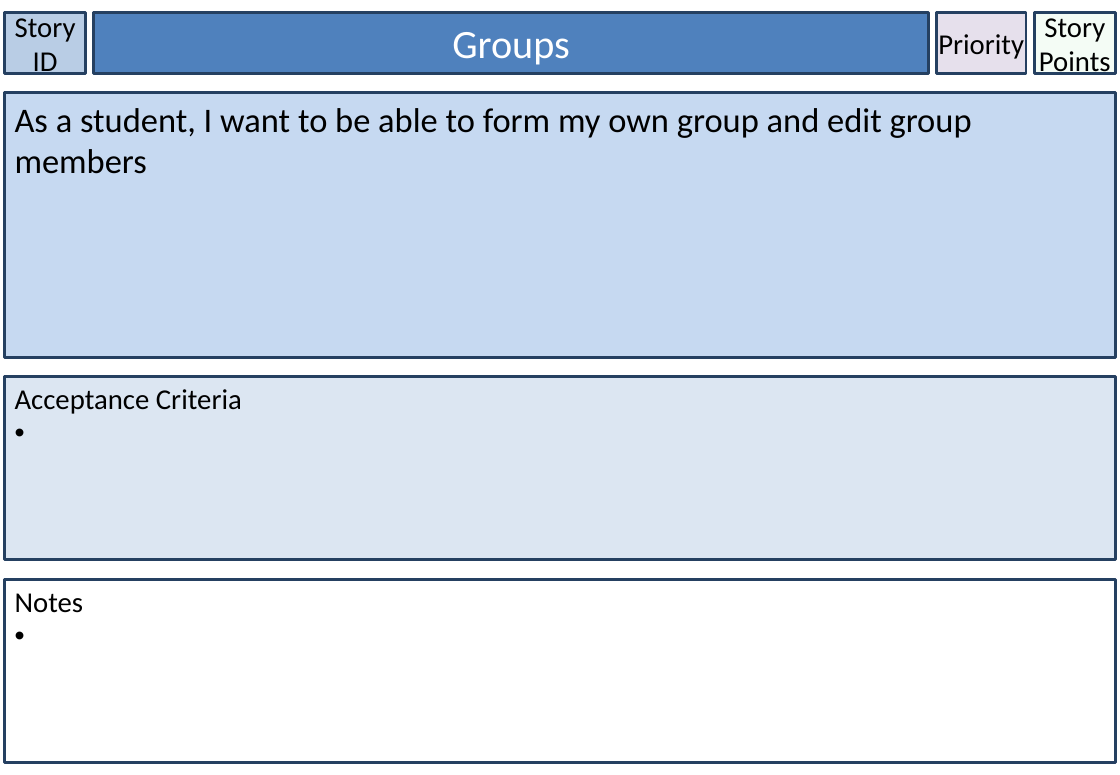
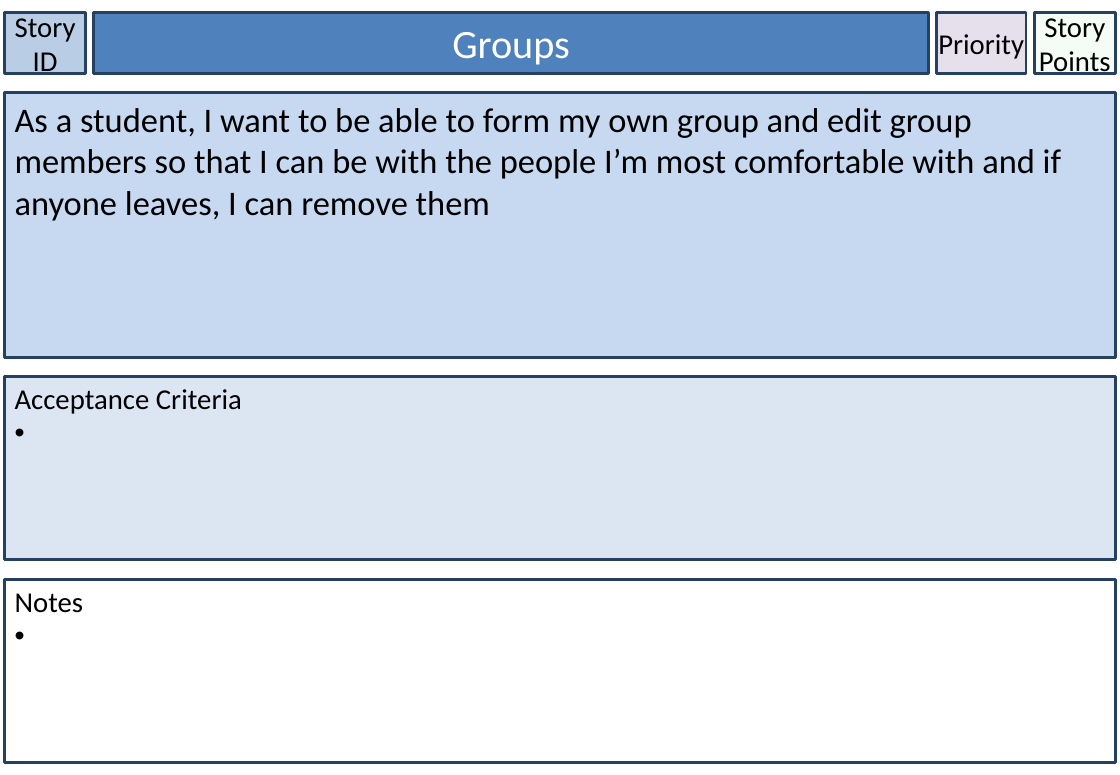
Before and after one commit to BrissyKim/group14, a slide deck: slide 2 of User_story/User stories - Sean.pptx. Drawn at 1120x775 pixels with LibreOffice and Linux fonts; fonts in the diff are those of the drawing. Boxes give left, top, right and bottom in pixels: in the first picture for what was removed or moved away, otherwise in the second. Text is boxed around its words. In the diff, an @@ line names an element or a change of style, - is before the commit and + after.

```diff
--- a/User_story/User stories - Sean.pptx
+++ b/User_story/User stories - Sean.pptx
@@ text in rectangle at (x1=15, y1=108, x2=1061, y2=221): text changed @@
-As a student, I want to be able to form my own group and edit group members
+As a student, I want to be able to form my own group and edit group members so that I can be with the people I’m most comfortable with and if anyone leaves, I can remove them
```
Also in this commit, not shown: 7 other slides changed, 1 slide added.
